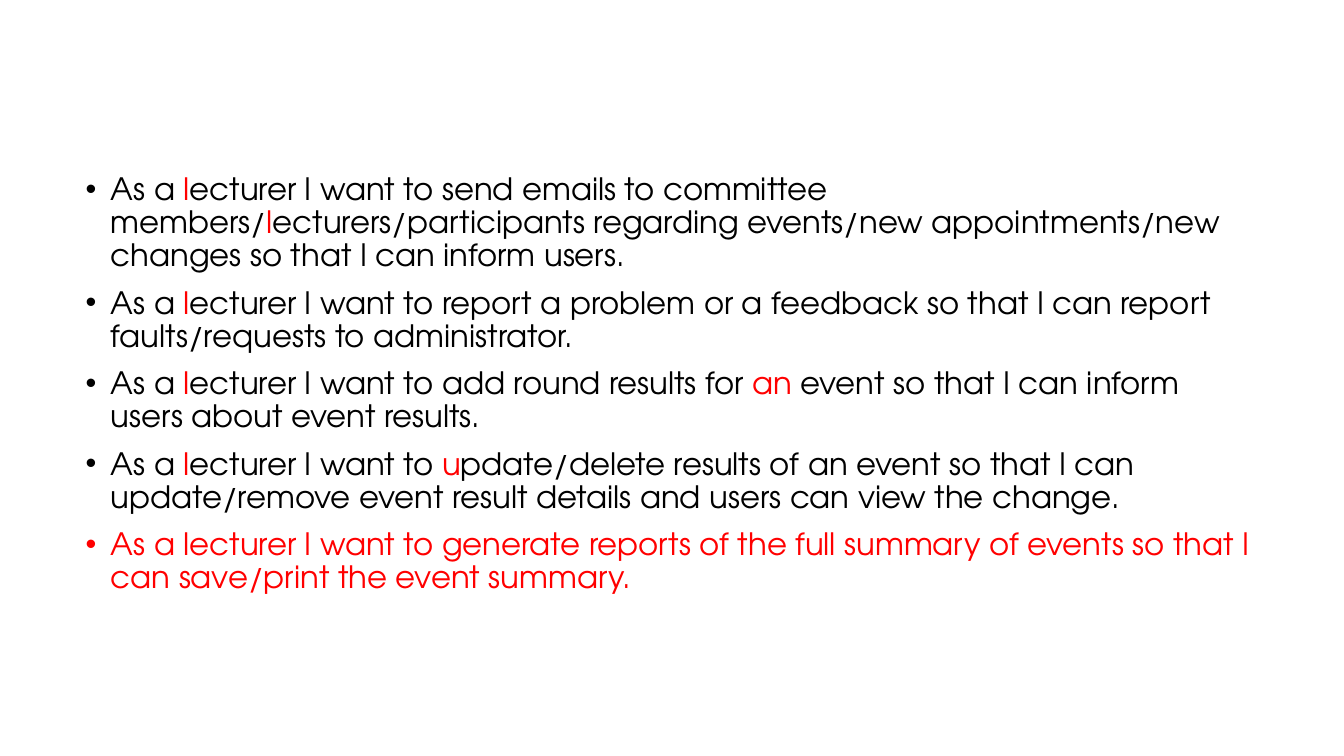
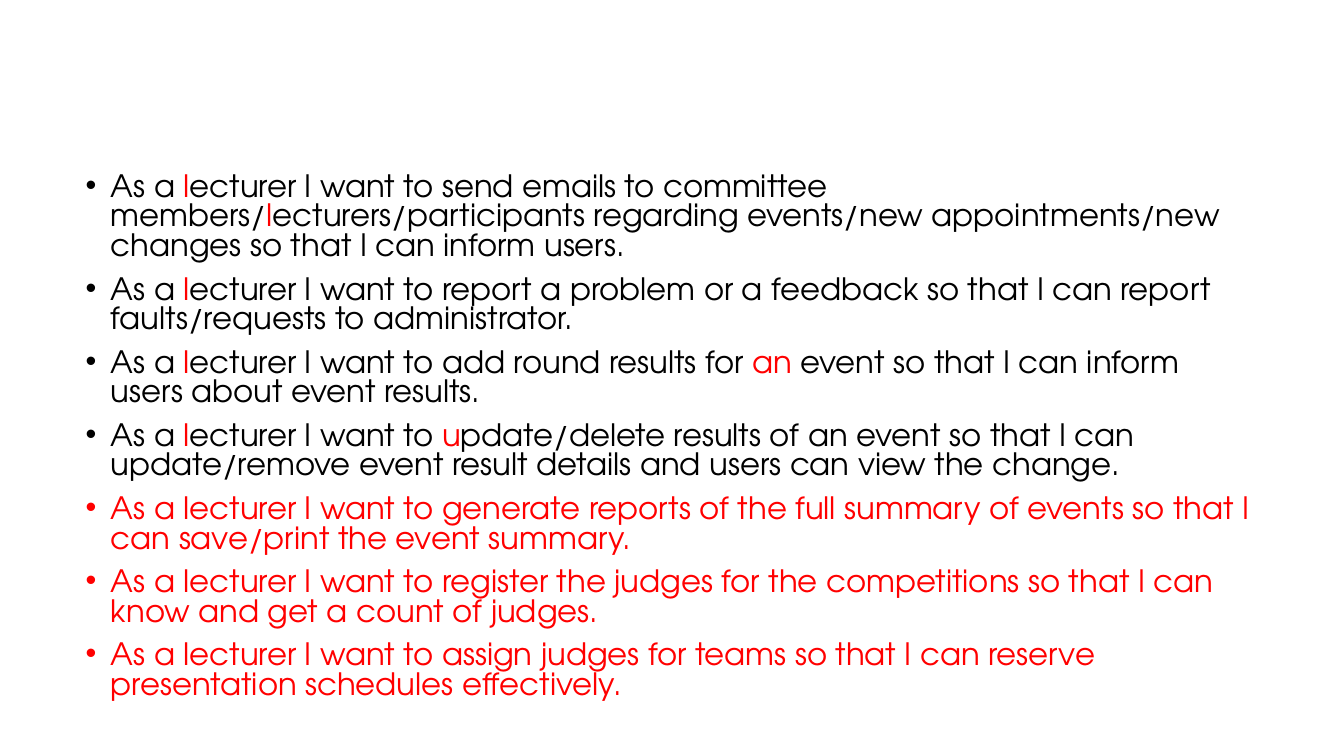
Before and after one commit to Sajith16/CSSEDocs, a slide deck: slide 11 of CodeFest-Management-Tool.pptx. Drawn at 1344x756 pixels with LibreOffice and Linux fonts; fonts in the diff are those of the drawing; background and template pictures are left out. Boxes give left, top, right and bottom in pixels: in the first picture for what was removed or moved away, otherwise in the second. Text is boxed around its words. In the diff, an @@ line names an element or a change of style, - is before the commit and + after.

```diff
--- a/CodeFest-Management-Tool.pptx
+++ b/CodeFest-Management-Tool.pptx
@@ text at (x1=111, y1=174, x2=1249, y2=555): line spacing 0.9 to 0.8 @@
@@ text at (x1=111, y1=569, x2=1213, y2=701): paragraphs added @@
+• As a lecturer I want to register the judges for the competitions so that I can know and get a count of judges.
+• As a lecturer I want to assign judges for teams so that I can reserve presentation schedules effectively.
```
Also in this commit, not shown: 1 other file.
